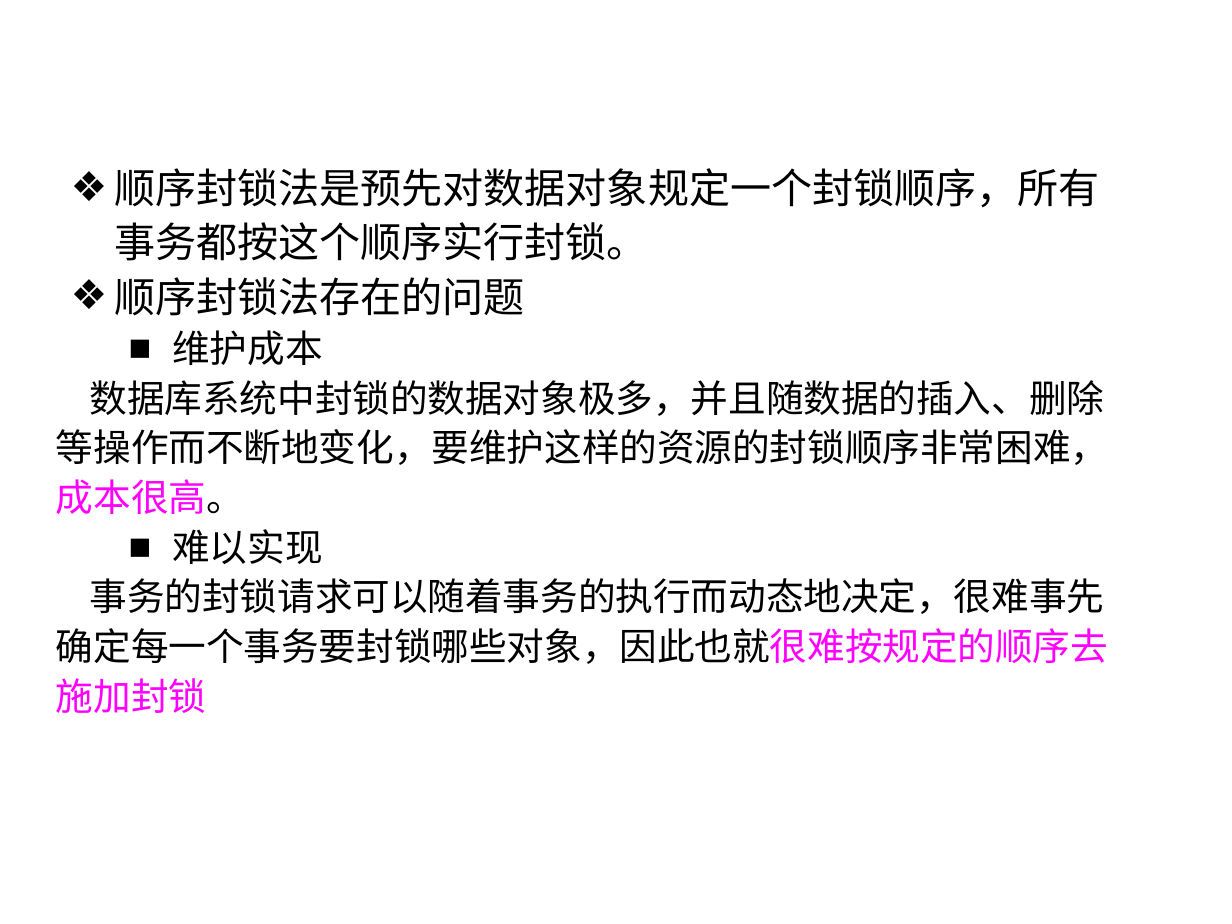
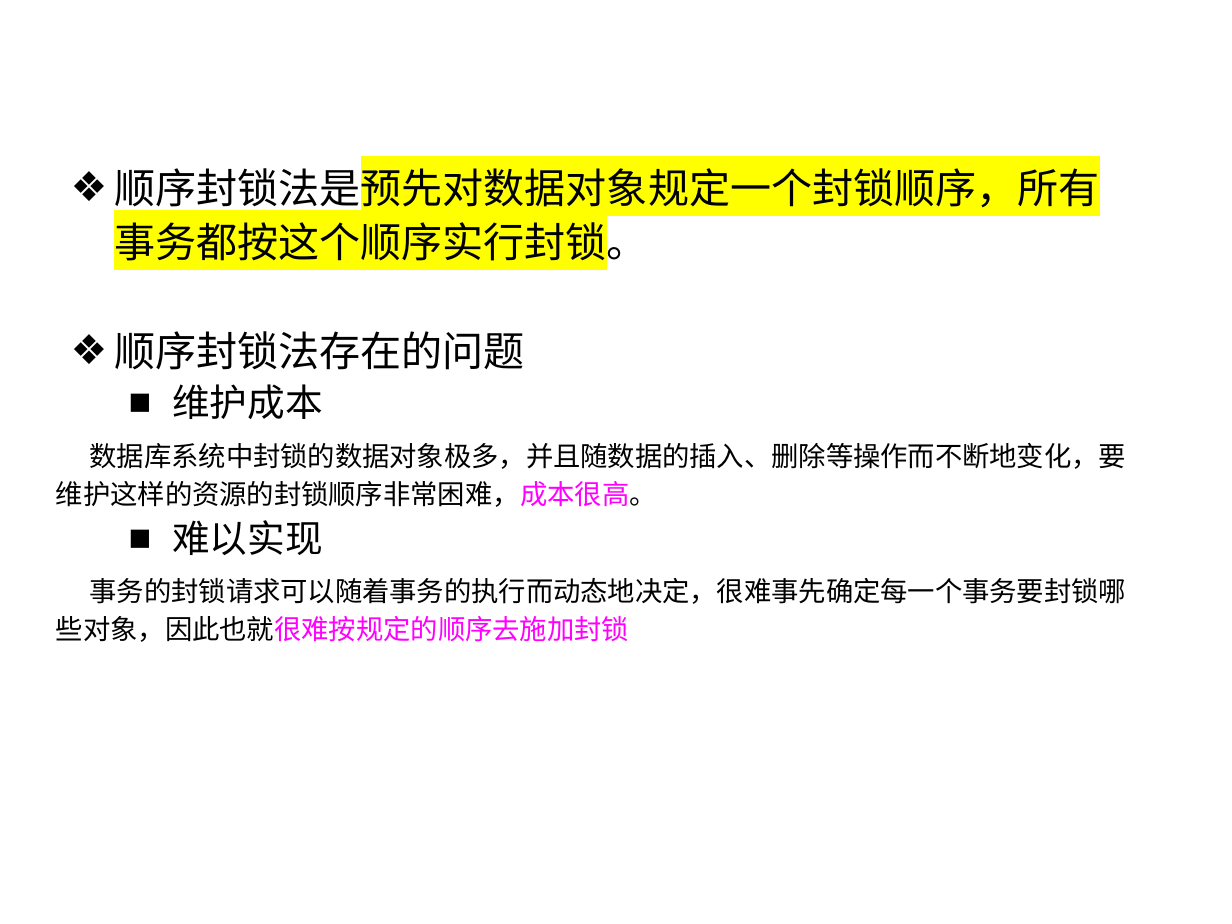
Before and after one commit to HBU/DataBase, a slide deck: slide 44 of PPT/PPT2020/DB第11章.pptx. Drawn at 1232x924 pixels with LibreOffice and Linux fonts; fonts in the diff are those of the drawing; background and template pictures are left out. Boxes give left, top, right and bottom in pixels: in the first picture for what was removed or moved away, otherwise in the second. Text is boxed around its words. In the diff, an @@ line names an element or a change of style, - is before the commit and + after.

```diff
--- a/PPT/PPT2020/DB第11章.pptx
+++ b/PPT/PPT2020/DB第11章.pptx
@@ text at bbox=[56, 161, 1127, 642]: highlight none to #FFFF00 in "顺序封锁法是预先对数据对象规定一个封锁顺序，所有事务都按这个顺序实行封锁。"; size 22 to 16 pt in "数据库系统中封锁的数据对象极多，并且随数据的插入、删除等操作而不断地变化，要维护这样的资源的封锁顺序非常困难，成本很高。", "事务的封锁请求可以随着事务的执行而动态地决定，很难事先确定每一个事务要封锁哪些对象，因此也就很难按规定的顺序去施加封锁"; less space between paragraphs @@
```
Also in this commit, not shown: 8 other slides changed, 12 slides removed, 5 other files.
